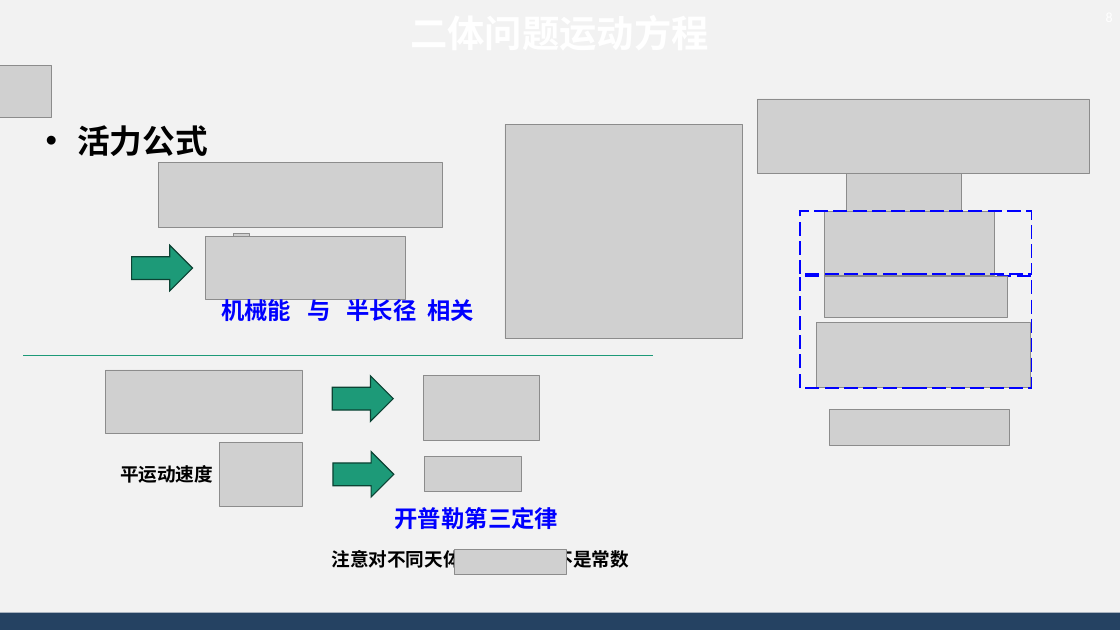
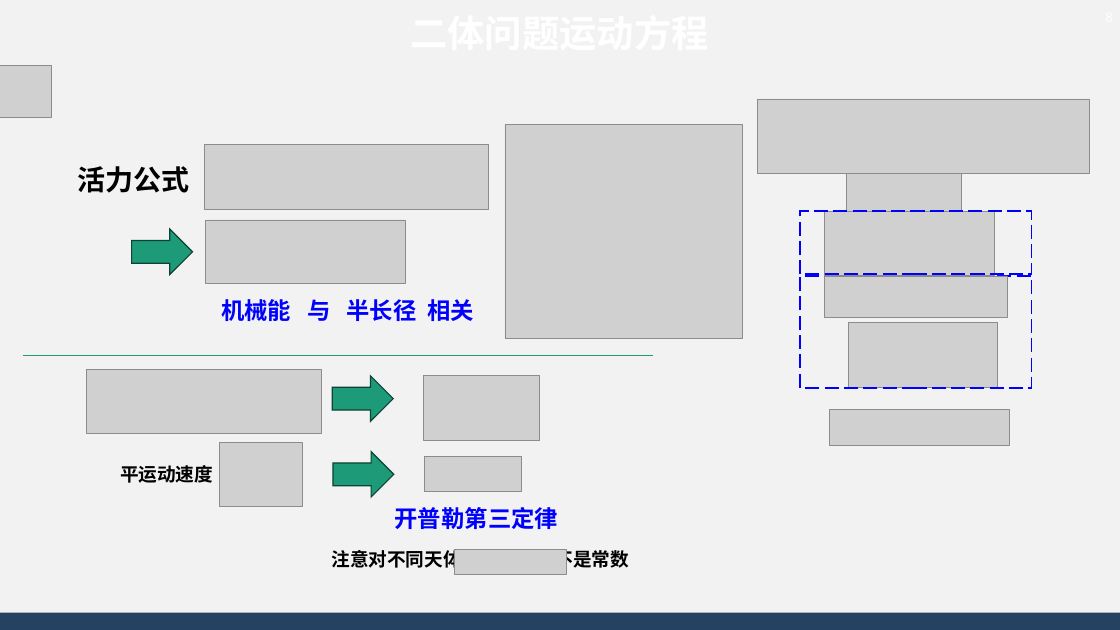
Before and after one commit to AsBackup/DAOSSA, a slide deck: slide 8 of 05-06 人造天体运动方程与二体问题积分.pptx. Drawn at 1120x630 pixels with LibreOffice and Linux fonts; fonts in the diff are those of the drawing; grey boxes stand for pictures; background and template pictures are left out. Boxes give left, top, right and bottom in pixels: in the first picture for what was removed or moved away, otherwise in the second. Text is boxed around its words. In the diff, an @@ line names an element or a change of style, - is before the commit and + after.

Commit message:
update and fix

```diff
--- a/05-06 人造天体运动方程与二体问题积分.pptx
+++ b/05-06 人造天体运动方程与二体问题积分.pptx
@@ text "活力公式": place and size @@
-text "活力公式" at (77,125,208,156)
+text "活力公式" at (78,166,190,193)
@@ text "活力公式" at (78,166,190,193): size 28 to 24 pt; bullet • to none @@
@@ picture: place and size @@
-picture at (159,163,443,228)
+picture at (204,145,488,209)
@@ down arrow: place and size @@
-down arrow at (132,245,192,291)
+down arrow at (132,229,192,274)
@@ picture: place and size @@
-picture at (206,236,406,300)
+picture at (206,220,406,284)
@@ picture removed at (234,234,250,268) @@
@@ picture: place and size @@
-picture at (817,323,1031,387)
+picture at (849,323,997,388)
@@ picture: place and size @@
-picture at (106,370,302,434)
+picture at (87,370,322,434)
```
Also in this commit, not shown: 3 other slides changed.
